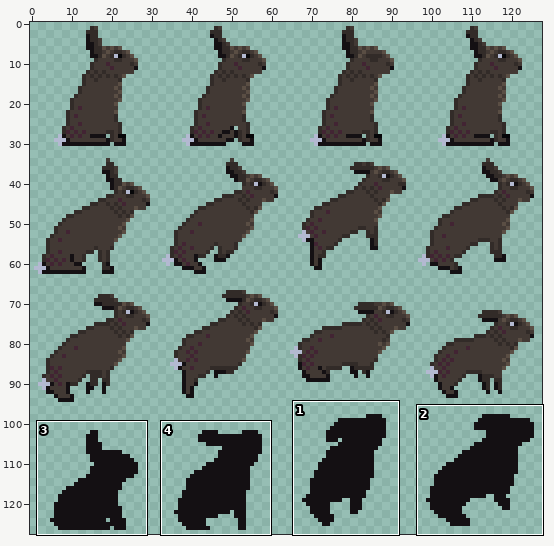
A sprite sheet gets an edit: res/hare.png. The first picture is a wide view before the edit; the outline marks the close-up.
Close-up. First the earlier version:
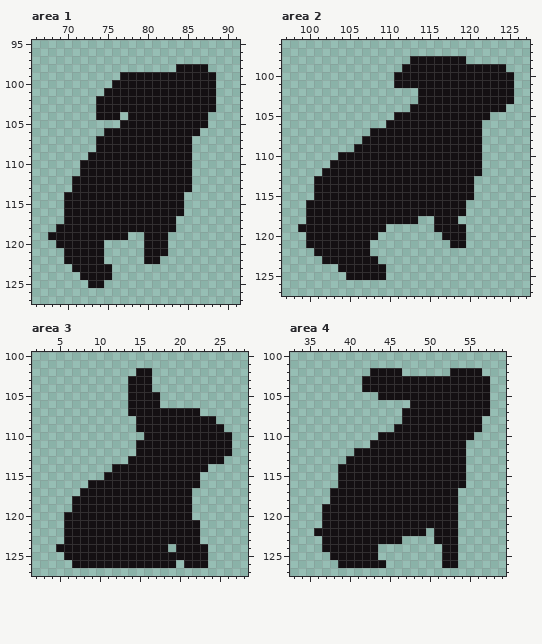
The file is 128x128 pixels. Shown: area 1: x 66..91, y 95..127; area 2: x 97..127, y 96..127; area 3: x 2..28, y 100..127; area 4: x 33..59, y 100..127.
The same view after the edit:
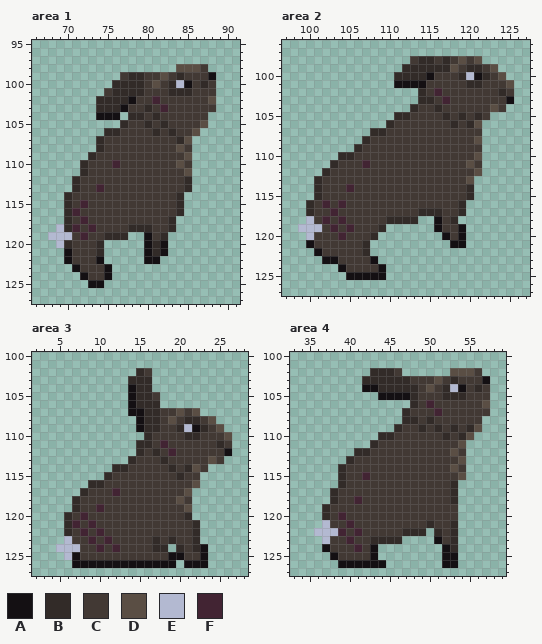
Palette (. is transparent): A #141013  B #322b28  C #423934  D #5a4e44  E #b3b9d1  F #422433
From old to new:
Area 1:
y 98: x 84..87 AAAA -> DDDC
y 99: x 77..87 AAAAAAAAAAA -> CBBCCDCBCCC
y 100: x 76..84 AAAAAAAAA -> BBBBCDCBE; x 86..88 AAA -> CBC
y 101: x 75..88 AAAAAAAAAAAAAA -> CBBBBCCCBBBCCC
y 102: x 74..77 AAAA -> BBBB; x 79..88 AAAAAAAAAA -> CCFCCCCCCD
y 103: x 74..76 AAA -> BBB; x 78..88 AAAAAAAAAAA -> CCBCFCCCCCC
y 104: x 78..87 AAAAAAAAAA -> BBCBCCCCCC
y 105: x 77..87 AAAAAAAAAAA -> BCCBCBCCCCD
y 106: x 75..86 AAAAAAAAAAAA -> BBCCCCBCBCCD
y 107: x 74..85 AAAAAAAAAAAA -> BCCCCCCCCCBD
y 108: x 74..85 AAAAAAAAAAAA -> BCCCCCCCCCDC
y 109: x 73..85 AAAAAAAAAAAAA -> BCCCCCCCCCCCD
y 110: x 72..85 AAAAAAAAAAAAAA -> BCCCFCCCCCCCDC
y 111: x 72..85 AAAAAAAAAAAAAA -> BCCCCCCCCCCCCD
y 112: x 71..85 AAAAAAAAAAAAAAA -> BCCCCCCCCCCCCCB
y 113: x 71..85 AAAAAAAAAAAAAAA -> BCCFCCCCCCCCCCB
y 114: x 70..84 AAAAAAAAAAAAAAA -> BCCCCCCCCCCCCCB
y 115: x 70..84 AAAAAAAAAAAAAAA -> BCFCCCCCCCCCCCB
y 116: x 70..84 AAAAAAAAAAAAAAA -> BFCCCCCCCCCCCCB
y 117: x 70..83 AAAAAAAAAAAAAA -> BCFCCCCCCCCCCB
y 118: x 69..83 AAAAAAAAAAAAAAA -> EBFCFCCCCBBBCCB
y 119: x 68..77 AAAAAAAAAA -> EEECFCCBBB; x 81..82 AA -> CB
y 120: x 69..74 AAAAAA -> EBCCCB; x 81 A -> B
y 121: x 71..74 AAAA -> CCCB; x 81 A -> B
y 122: x 71..73 AAA -> CCC
y 123: x 72..74 AAA -> CCC
y 124: x 73..74 AA -> CC
Area 2:
y 98: x 113..121 AAAAAAA.. -> CBBCBCDCD
y 99: x 112..124 AAAAAAAAAAAAA -> BBBBBBDCBBCD.
y 100: x 111..114 AAAA -> BBBB; x 116..120 AAAAA -> CCCBE; x 122..125 AAAA -> BCD.
y 101: x 115..125 AAAAAAAAAAA -> CCCCCBBCCCD
y 102: x 114..125 AAAAAAAAAAAA -> BCFCCCCCCCBC
y 103: x 114..124 AAAAAAAAAAA -> BBCFCCCCCCC
y 104: x 113..124 AAAAAAAAAAAA -> BCCBCCCCCCDC
y 105: x 111..122 AAAAAAAAAAAA -> BBCCCCBCBCBC
y 106: x 110..121 AAAAAAAAAAAA -> BCCCCCCCBCBD
y 107: x 108..121 AAAAAAAAAAAAAA -> BBCCCCCCCCCCCC
y 108: x 107..121 AAAAAAAAAAAAAAA -> BCCCCCCCCCCCCCD
y 109: x 106..121 AAAAAAAAAAAAAAAA -> BCCCCCCCCCCCCCCC
y 110: x 104..121 AAAAAAAAAAAAAAAAAA -> BBCCCCCCCCCCCCCCCD
y 111: x 103..121 AAAAAAAAAAAAAAAAAAA -> BCCCFCCCCCCCCCCCCDC
y 112: x 102..121 AAAAAAAAAAAAAAAAAAAA -> BCCCCCCCCCCCCCCCCCCD
y 113: x 101..120 AAAAAAAAAAAAAAAAAAAA -> BCCCCCCCCCCCCCCCCCCD
y 114: x 101..120 AAAAAAAAAAAAAAAAAAAA -> BCCCFCCCCCCCCCCCCCCB
y 115: x 101..120 AAAAAAAAAAAAAAAAAAAA -> BCCCCCCCCCCCCCCCCCCB
y 116: x 100..119 AAAAAAAAAAAAAAAAAAAA -> BCFCFCCCCCCCCCCCCCCB
y 117: x 100..119 AAAAAAAAAAAAAAAAAAAA -> BCCFCCCCCCCCCCBBBCCB
y 118: x 100..113 AAAAAAAAAAAAAA -> ECFCFCCCCCBBBB; x 117..118 AA -> CB
y 119: x 99..109 AAAAAAAAAAA -> EEECFCFCCCB; x 117..118 AA -> CC
y 120: x 100..108 AAAAAAAAA -> ECCCFCCCB; x 118 A -> C
y 121: x 101..107 AAAAAAA -> CCCCCCB
y 122: x 102..107 AAAAAA -> CCCCCB
y 123: x 104..107 AAAA -> CCCC
y 124: x 105..108 AAAA -> CCCC
Area 3:
y 102: x 15..16 AA -> BC
y 103: x 14..16 AAA -> BBB
y 104: x 15..16 AA -> BB
y 105: x 15..17 AAA -> BBC
y 106: x 15..17 AAA -> BBB
y 107: x 16..22 AAAAAAA -> BBCCDCD
y 108: x 16..24 AAAAAAAAA -> BBCDCBBCD
y 109: x 16..21 AAAAAA -> BBCCBE; x 23..25 AAA -> BCD
y 110: x 16..26 AAAAAAAAAAA -> BCCCCBBCCCD
y 111: x 15..26 AAAAAAAAAAAA -> BBCFCCCCCCBC
y 112: x 15..25 AAAAAAAAAAA -> BCBCFCCCCCC
y 113: x 14..25 AAAAAAAAAAAA -> BCCCBCCCCCDC
y 114: x 12..23 AAAAAAAAAAAA -> BBCCCCCBCBDC
y 115: x 11..22 AAAAAAAAAAAA -> BCCCCCCCCBCC
y 116: x 9..22 AAAAAAAAAAAAAA -> BBCCCCCCCCCCCD
y 117: x 8..21 AAAAAAAAAAAAAA -> BCCCFCCCCCCCCD
y 118: x 7..21 AAAAAAAAAAAAAAA -> BCCCCCCCCCCCCDC
y 119: x 7..21 AAAAAAAAAAAAAAA -> BCCFCCCCCCCCCCD
y 120: x 6..21 AAAAAAAAAAAAAAAA -> BCFCCCCCCCCCCCCB
y 121: x 6..22 AAAAAAAAAAAAAAAAA -> BFCFCCCCCCCCCCCCB
y 122: x 6..22 AAAAAAAAAAAAAAAAA -> BCFCFCCCCCCCCCCCB
y 123: x 6..22 AAAAAAAAAAAAAAAAA -> ECCFCFCCCCCBCBCCB
y 124: x 5..18 AAAAAAAAAAAAAA -> EEECCFCFCCCCBB; x 20..22 AAA -> BCB
y 125: x 6 A -> E; x 8..18 AAAAAAAAAAA -> CCCCCCCCCCC; x 21..22 AA -> CC
Area 4:
y 102: x 43..46 AAAA -> BBBC; x 53..56 AAAA -> DDDC
y 103: x 42..56 AAAAAAAAAAAAAAA -> BBBBBBCCCDCBCCC
y 104: x 44..53 AAAAAAAAAA -> BBBBBCDCBE; x 55..57 AAA -> CBC
y 105: x 48..57 AAAAAAAAAA -> BCCCBBBCCC
y 106: x 48..57 AAAAAAAAAA -> BCFCCCCCCD
y 107: x 47..57 AAAAAAAAAAA -> BCCCFCCCCCC
y 108: x 47..56 AAAAAAAAAA -> BBCBCCCCCC
y 109: x 46..56 AAAAAAAAAAA -> BCCBCBCBCBD
y 110: x 44..55 AAAAAAAAAAAA -> BBCCCCCCBCBD
y 111: x 43..54 AAAAAAAAAAAA -> BCCCCCCCCCCD
y 112: x 41..54 AAAAAAAAAAAAAA -> BBCCCCCCCCCCDC
y 113: x 40..54 AAAAAAAAAAAAAAA -> BCCCCCCCCCCCCCD
y 114: x 39..54 AAAAAAAAAAAAAAAA -> BCCCCCCCCCCCCCDC
y 115: x 39..54 AAAAAAAAAAAAAAAA -> BCCFCCCCCCCCCCCD
y 116: x 39..54 AAAAAAAAAAAAAAAA -> BCCCCCCCCCCCCCB.
y 117: x 38..53 AAAAAAAAAAAAAAAA -> BCCCCCCCCCCCCCCB
y 118: x 38..53 AAAAAAAAAAAAAAAA -> BCCFCCCCCCCCCCCB
y 119: x 37..53 AAAAAAAAAAAAAAAAA -> BCCCCCCCCCCCCCCCC
y 120: x 37..53 AAAAAAAAAAAAAAAAA -> BCFCCCCCCCCCCCCCC
y 121: x 37..53 AAAAAAAAAAAAAAAAA -> ECCFCCCCCCCCCBCCB
y 122: x 36..49 AAAAAAAAAAAAAA -> EEEFCFCCCCCBBB; x 51..53 AAA -> BCB
y 123: x 37..46 AAAAAAAAAA -> ECCFCCBBBB; x 52..53 AA -> CB
y 124: x 38..42 AAAAA -> CCCFC; x 53 A -> B
y 125: x 39..42 AAAA -> CCCC
Where, in picture pixels (left, top, right, bottom), the same in both close-ups:
changed: (48, 64, 216, 280)
changed: (298, 56, 514, 272)
changed: (56, 368, 232, 560)
changed: (314, 368, 490, 560)
